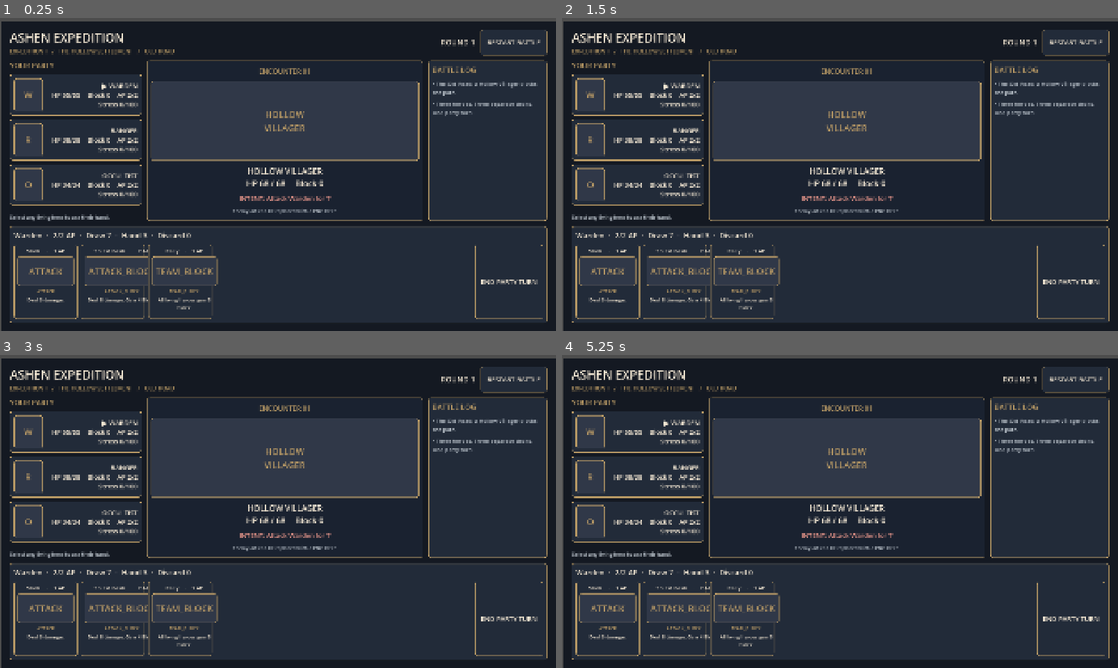
Above: before the commit, frames 1-4 (two rows, left to right).
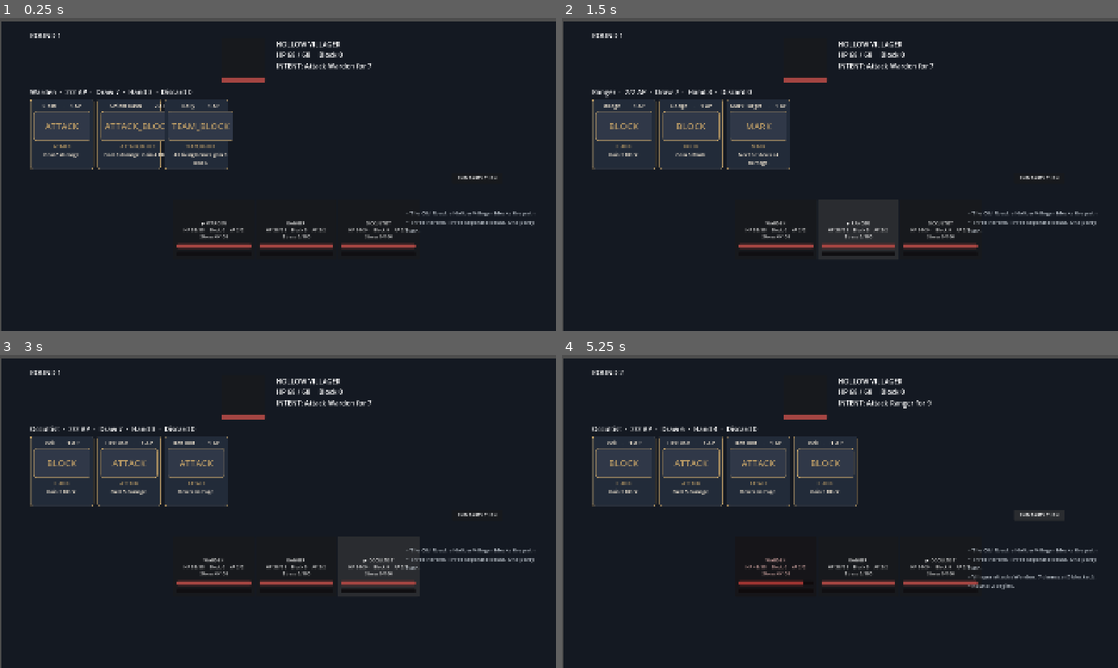
Above: after the commit, the same moments.

Repository: araybon95/GameTest
Game: Godot game, scene res://scenes/combat/combatscene.tscn
The game is run twice, just before and just after one commit, with the same random seed, the same clock (stepped at 60 frames per second) and the same inputs.
Inputs (mouse positions are in pixels of both pictures, inside the frame that each line leads up to; where the layout moved, square brackets give the same spot in the first picture):
- Up to frame 1 (0.25 s): no input
- Up to frame 2 (1.5 s): click (773, 230) [756, 230] at 0.5 s; click (856, 230) [806, 230] at 1.25 s
- Up to frame 3 (3 s): click (211, 567) [194, 567] at 2 s; click (378, 567) [289, 567] at 2.75 s
- Up to frame 4 (5.25 s): click (940, 567) [851, 567] at 3.5 s; click (806, 395) at 4.25 s; click (1040, 514) at 5 s

The runs differ from the first frame. In frame 1, 28% of the frame differs, in the area x 1-99%, y 3-98%; in frame 2, 27%; in frame 3, 27%; in frame 4, 26%.

Commit message:
Connect saved combat UI with health stress bars and turn draws

Diff:
--- a/scenes/combat/combatscene.gd
+++ b/scenes/combat/combatscene.gd
@@ -1,6 +1,6 @@
 extends Control
 ## Ashen Expedition — self-contained combat vertical slice.
-## This script builds its own interface. Do not add or connect buttons in the scene tree.
+## Combat uses the saved scene nodes and their editor signal connections.
 ## Artwork is optional: drop transparent PNG files into the paths documented in README.md.
 
 const BG = "#141922"
@@ -63,7 +63,7 @@
 
 
 func _ready() -> void:
-	# All visual nodes are created here; no brittle $Node/Paths or editor signals.
+	# Bind the saved scene UI; keep node paths stable for editor connections.
 	_build_interface()
 	_start_battle()
 
@@ -200,10 +200,6 @@
 func _end_turn() -> void:
 	if battle_over:
 		return
-	for hero_name in HERO_ORDER:
-		var state: Dictionary = hero_state[hero_name]
-		state["discard"].append_array(state["hand"])
-		state["hand"].clear()
 
 	_enemy_action()
 	if battle_over:
@@ -216,7 +212,7 @@
 		state["block"] = 0
 		if int(state["hp"]) > 0:
 			state["ap"] = 2
-			_draw_cards(hero_name, 3)
+			_draw_cards(hero_name, 1)
 		else:
 			state["ap"] = 0
 
@@ -297,10 +293,15 @@
 			int(state["hp"]), int(state["max_hp"]), int(state["block"]),
 			int(state["ap"]), int(state["stress"])
 		]
+		var health: ProgressBar = button.get_node("HealthBar")
+		health.max_value = int(state["max_hp"])
+		health.value = int(state["hp"])
+		button.get_node("StressBar").value = int(state["stress"])
 		button.disabled = battle_over or int(state["hp"]) <= 0
 	enemy_label.text = "HOLLOW VILLAGER\nHP %d / 68     Block %d%s" % [
 		enemy_hp, enemy_block, "     Mark +%d" % enemy_mark_bonus if enemy_mark_bonus > 0 else ""
 	]
+	$Enemy/HealthBar.value = enemy_hp
 	enemy_intent_label.text = _enemy_intent_text()
 	end_turn_button.disabled = battle_over
 	end_turn_button.text = "END PARTY TURN" if not battle_over else "BATTLE FINISHED"
@@ -352,103 +353,49 @@
 # _flash is the simple animation hook: later replace it with AnimationPlayer.
 
 func _build_interface() -> void:
-	var backdrop := ColorRect.new()
-	backdrop.color = Color(BG)
-	backdrop.mouse_filter = Control.MOUSE_FILTER_IGNORE
-	add_child(backdrop)
-	backdrop.set_anchors_and_offsets_preset(Control.PRESET_FULL_RECT)
-
-	var margins := MarginContainer.new()
-	add_child(margins)
-	margins.set_anchors_and_offsets_preset(Control.PRESET_FULL_RECT)
-	for edge in ["margin_left", "margin_top", "margin_right", "margin_bottom"]:
-		margins.add_theme_constant_override(edge, 30)
-
-	var page := VBoxContainer.new()
-	page.add_theme_constant_override("separation", 18)
-	margins.add_child(page)
-
-	var header := HBoxContainer.new()
-	header.add_theme_constant_override("separation", 18)
-	page.add_child(header)
-	var titles := VBoxContainer.new()
-	titles.size_flags_horizontal = Control.SIZE_EXPAND_FILL
-	header.add_child(titles)
-	titles.add_child(_make_label("ASHEN EXPEDITION", 42, Color(IVORY)))
-	titles.add_child(_make_label("EXPEDITION I   /   THE HOLLOW SETTLEMENT   /   OLD ROAD", 20, Color(GOLD)))
-	round_label = _make_label("ROUND 1", 26, Color(IVORY))
-	header.add_child(round_label)
-	var restart := _make_button("RESTART BATTLE", Vector2(230, 70))
-	restart.pressed.connect(_start_battle)
-	header.add_child(restart)
-
-	var battlefield := HBoxContainer.new()
-	battlefield.add_theme_constant_override("separation", 18)
-	battlefield.size_flags_vertical = Control.SIZE_EXPAND_FILL
-	page.add_child(battlefield)
-
-	var party := VBoxContainer.new()
-	party.custom_minimum_size = Vector2(455, 0)
-	party.add_theme_constant_override("separation", 12)
-	battlefield.add_child(party)
-	party.add_child(_make_label("YOUR PARTY", 25, Color(GOLD)))
+	round_label = $RoundLabel
+	hand_title = $HandTitle
+	hand_container = $CardHand/Cards
+	log_container = $BattleLog
+	end_turn_button = $EndTurnButton
+	enemy_label = $EnemyInfo
+	enemy_intent_label = $EnemyIntent
+	enemy_art = $Enemy
+	$Background.color = Color(BG)
 	for hero_name in HERO_ORDER:
-		var hero_button := _make_button("", Vector2(440, 143))
-		hero_button.alignment = HORIZONTAL_ALIGNMENT_RIGHT
-		hero_button.pressed.connect(_select_hero.bind(hero_name))
-		party.add_child(hero_button)
-		hero_buttons[hero_name] = hero_button
-		var portrait: Control = _art_slot(hero_button, "res://assets/characters/%s.png" % hero_name.to_lower(), hero_name.substr(0, 1), Vector2(100, 115))
-		portrait.position = Vector2(14, 14)
-		hero_portraits[hero_name] = portrait
-	party.add_spacer(false)
-	party.add_child(_make_label("Select any living hero to use their hand.", 18, Color(MUTED)))
-
-	var enemy_panel := _make_panel(Color(PANEL_DARK))
-	enemy_panel.size_flags_horizontal = Control.SIZE_EXPAND_FILL
-	battlefield.add_child(enemy_panel)
-	var enemy_column := VBoxContainer.new()
-	enemy_column.alignment = BoxContainer.ALIGNMENT_CENTER
-	enemy_column.add_theme_constant_override("separation", 16)
-	enemy_panel.add_child(enemy_column)
-	enemy_column.add_child(_make_label("ENCOUNTER 01", 24, Color(GOLD), true))
-	enemy_art = _art_slot(enemy_column, "res://assets/enemies/hollow_villager.png", "HOLLOW\nVILLAGER", Vector2(360, 275))
-	enemy_label = _make_label("HOLLOW VILLAGER", 28, Color(IVORY), true)
-	enemy_column.add_child(enemy_label)
-	enemy_intent_label = _make_label("INTENT", 23, Color(RED), true)
-	enemy_column.add_child(enemy_intent_label)
-	enemy_column.add_child(_make_label("Enemy art can be replaced with a PNG later.", 17, Color(MUTED), true))
-
-	var notes := _make_panel(Color(PANEL))
-	notes.custom_minimum_size = Vector2(410, 0)
-	battlefield.add_child(notes)
-	var notes_col := VBoxContainer.new()
-	notes_col.add_theme_constant_override("separation", 16)
-	notes.add_child(notes_col)
-	notes_col.add_child(_make_label("BATTLE LOG", 26, Color(GOLD)))
-	log_container = VBoxContainer.new()
-	log_container.add_theme_constant_override("separation", 12)
-	notes_col.add_child(log_container)
-
-	var bottom := _make_panel(Color(PANEL))
-	bottom.custom_minimum_size = Vector2(0, 335)
-	page.add_child(bottom)
-	var bottom_col := VBoxContainer.new()
-	bottom_col.add_theme_constant_override("separation", 12)
-	bottom.add_child(bottom_col)
-	hand_title = _make_label("HAND", 26, Color(IVORY))
-	bottom_col.add_child(hand_title)
-	var hand_row := HBoxContainer.new()
-	hand_row.add_theme_constant_override("separation", 12)
-	hand_row.size_flags_vertical = Control.SIZE_EXPAND_FILL
-	bottom_col.add_child(hand_row)
-	hand_container = HBoxContainer.new()
-	hand_container.size_flags_horizontal = Control.SIZE_EXPAND_FILL
-	hand_container.add_theme_constant_override("separation", 12)
-	hand_row.add_child(hand_container)
-	end_turn_button = _make_button("END PARTY TURN", Vector2(235, 230))
-	end_turn_button.pressed.connect(_end_turn)
-	hand_row.add_child(end_turn_button)
+		var button: Button = get_node("Heros/" + hero_name)
+		hero_buttons[hero_name] = button
+		hero_portraits[hero_name] = button
+		_style_meter(button.get_node("HealthBar"), Color("#A44542"))
+		_style_meter(button.get_node("StressBar"), Color("#927CAD"))
+	_style_meter($Enemy/HealthBar, Color("#A44542"))
+
+
+func _style_meter(meter: ProgressBar, tint: Color) -> void:
+	var background := StyleBoxFlat.new()
+	background.bg_color = Color("#100F12")
+	background.set_corner_radius_all(3)
+	var fill := StyleBoxFlat.new()
+	fill.bg_color = tint
+	fill.set_corner_radius_all(3)
+	meter.add_theme_stylebox_override("background", background)
+	meter.add_theme_stylebox_override("fill", fill)
+
+
+func _on_warden_pressed() -> void:
+	_select_hero("Warden")
+
+
+func _on_ranger_pressed() -> void:
+	_select_hero("Ranger")
+
+
+func _on_occultist_pressed() -> void:
+	_select_hero("Occultist")
+
+
+func _on_end_turn_button_pressed() -> void:
+	_end_turn()
 
 
 func _create_card_view(card_id: String, card: Dictionary) -> Button:
--- a/scenes/combat/combatscene.tscn
+++ b/scenes/combat/combatscene.tscn
@@ -19,10 +19,10 @@
 
 [node name="Background" type="ColorRect" parent="." unique_id=1382760075]
 layout_mode = 0
-offset_left = 76.0
-offset_top = 341.0
-offset_right = 626.0
-offset_bottom = 471.0
+anchors_preset = 15
+anchor_right = 1.0
+anchor_bottom = 1.0
+mouse_filter = 2
 
 [node name="Heros" type="HBoxContainer" parent="." unique_id=527048530]
 layout_mode = 1
@@ -33,11 +33,11 @@
 anchor_bottom = 0.064
 offset_left = 452.846
 offset_top = 548.88
-offset_right = 941.846
+offset_right = 1321.846
 offset_bottom = 756.88
 
 [node name="Warden" type="Button" parent="Heros" unique_id=340330064]
-custom_minimum_size = Vector2(160, 100)
+custom_minimum_size = Vector2(280, 208)
 layout_mode = 2
 theme_override_colors/font_color = Color(0.875, 0.875, 0.875, 1)
 theme_override_colors/font_pressed_color = Color(1, 1, 1, 1)
@@ -45,7 +45,7 @@
 theme_override_colors/font_disabled_color = Color(0.875, 0.875, 0.875, 0.5)
 
 [node name="Ranger" type="Button" parent="Heros" unique_id=1839395654]
-custom_minimum_size = Vector2(160, 100)
+custom_minimum_size = Vector2(280, 208)
 layout_mode = 2
 theme_override_colors/font_color = Color(0.875, 0.875, 0.875, 1)
 theme_override_colors/font_pressed_color = Color(1, 1, 1, 1)
@@ -53,7 +53,7 @@
 theme_override_colors/font_disabled_color = Color(0.875, 0.875, 0.875, 0.5)
 
 [node name="Occultist" type="Button" parent="Heros" unique_id=939120485]
-custom_minimum_size = Vector2(160, 100)
+custom_minimum_size = Vector2(280, 208)
 layout_mode = 2
 theme_override_colors/font_color = Color(0.875, 0.875, 0.875, 1)
 theme_override_colors/font_pressed_color = Color(1, 1, 1, 1)
@@ -72,12 +72,18 @@
 offset_right = -80.078
 offset_bottom = 199.96
 
-[node name="CardHand" type="HBoxContainer" parent="." unique_id=85743675]
-layout_mode = 0
-offset_left = 1016.0
-offset_top = 265.0
-offset_right = 1296.0
-offset_bottom = 305.0
+[node name="CardHand" type="ScrollContainer" parent="." unique_id=85743675]
+layout_mode = 0
+offset_left = 100.0
+offset_top = 270.0
+offset_right = 1300.0
+offset_bottom = 530.0
+
+vertical_scroll_mode = 0
+
+[node name="Cards" type="HBoxContainer" parent="CardHand"]
+layout_mode = 2
+theme_override_constants/separation = 12
 
 [node name="EndTurnButton" type="Button" parent="." unique_id=791159285]
 layout_mode = 0
@@ -86,6 +92,130 @@
 offset_right = 1733.0
 offset_bottom = 563.0
 
+[node name="HealthBar" type="ProgressBar" parent="Heros/Warden"]
+layout_mode = 0
+offset_left = 12.0
+offset_top = 152.0
+offset_right = 268.0
+offset_bottom = 168.0
+mouse_filter = 2
+max_value = 55.0
+value = 55.0
+show_percentage = false
+
+[node name="StressBar" type="ProgressBar" parent="Heros/Warden"]
+layout_mode = 0
+offset_left = 12.0
+offset_top = 180.0
+offset_right = 268.0
+offset_bottom = 196.0
+mouse_filter = 2
+max_value = 100.0
+value = 0.0
+show_percentage = false
+
+[node name="HealthBar" type="ProgressBar" parent="Heros/Ranger"]
+layout_mode = 0
+offset_left = 12.0
+offset_top = 152.0
+offset_right = 268.0
+offset_bottom = 168.0
+mouse_filter = 2
+max_value = 38.0
+value = 38.0
+show_percentage = false
+
+[node name="StressBar" type="ProgressBar" parent="Heros/Ranger"]
+layout_mode = 0
+offset_left = 12.0
+offset_top = 180.0
+offset_right = 268.0
+offset_bottom = 196.0
+mouse_filter = 2
+max_value = 100.0
+value = 0.0
+show_percentage = false
+
+[node name="HealthBar" type="ProgressBar" parent="Heros/Occultist"]
+layout_mode = 0
+offset_left = 12.0
+offset_top = 152.0
+offset_right = 268.0
+offset_bottom = 168.0
+mouse_filter = 2
+max_value = 34.0
+value = 34.0
+show_percentage = false
+
+[node name="StressBar" type="ProgressBar" parent="Heros/Occultist"]
+layout_mode = 0
+offset_left = 12.0
+offset_top = 180.0
+offset_right = 268.0
+offset_bottom = 196.0
+mouse_filter = 2
+max_value = 100.0
+value = 0.0
+show_percentage = false
+
+[node name="HealthBar" type="ProgressBar" parent="Enemy"]
+layout_mode = 0
+anchor_top = 1.0
+anchor_right = 1.0
+anchor_bottom = 1.0
+offset_top = -18.0
+mouse_filter = 2
+max_value = 68.0
+value = 68.0
+show_percentage = false
+
+[node name="RoundLabel" type="Label" parent="."]
+layout_mode = 0
+offset_left = 100.0
+offset_top = 35.0
+offset_right = 350.0
+offset_bottom = 95.0
+theme_override_font_sizes/font_size = 24
+text = "ROUND 1"
+mouse_filter = 2
+
+[node name="EnemyInfo" type="Label" parent="."]
+layout_mode = 0
+offset_left = 950.0
+offset_top = 65.0
+offset_right = 1400.0
+offset_bottom = 125.0
+theme_override_font_sizes/font_size = 24
+text = "HOLLOW VILLAGER"
+mouse_filter = 2
+
+[node name="EnemyIntent" type="Label" parent="."]
+layout_mode = 0
+offset_left = 950.0
+offset_top = 140.0
+offset_right = 1400.0
+offset_bottom = 200.0
+theme_override_font_sizes/font_size = 24
+text = "INTENT"
+mouse_filter = 2
+
+[node name="HandTitle" type="Label" parent="."]
+layout_mode = 0
+offset_left = 100.0
+offset_top = 230.0
+offset_right = 1200.0
+offset_bottom = 290.0
+theme_override_font_sizes/font_size = 24
+text = "HAND"
+mouse_filter = 2
+
+[node name="BattleLog" type="VBoxContainer" parent="."]
+layout_mode = 0
+offset_left = 1400.0
+offset_top = 650.0
+offset_right = 1850.0
+offset_bottom = 1000.0
+
 [connection signal="pressed" from="Heros/Warden" to="." method="_on_warden_pressed"]
 [connection signal="pressed" from="Heros/Ranger" to="." method="_on_ranger_pressed"]
 [connection signal="pressed" from="Heros/Occultist" to="." method="_on_occultist_pressed"]
Not shown, changed: README.md
